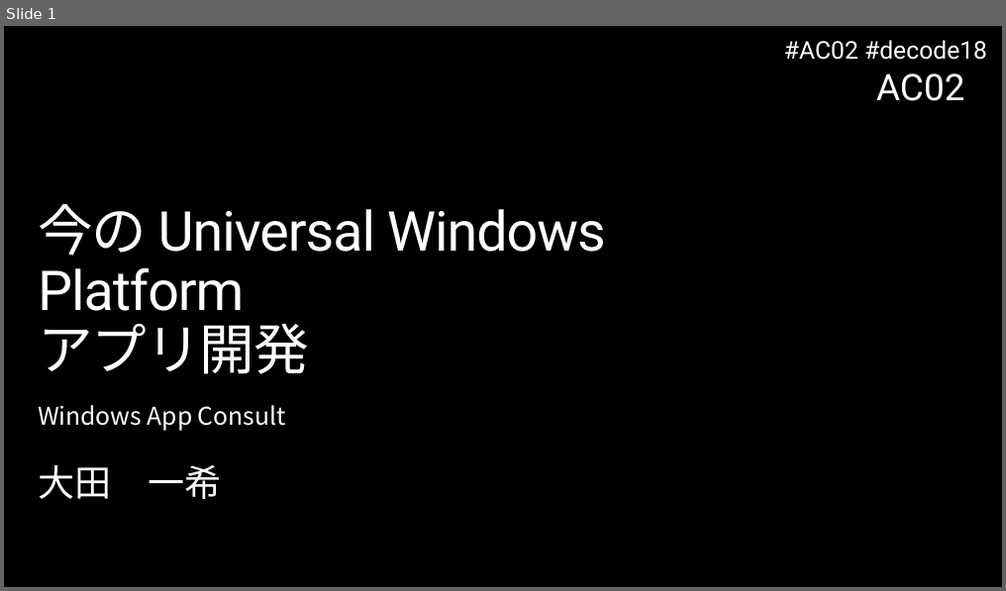
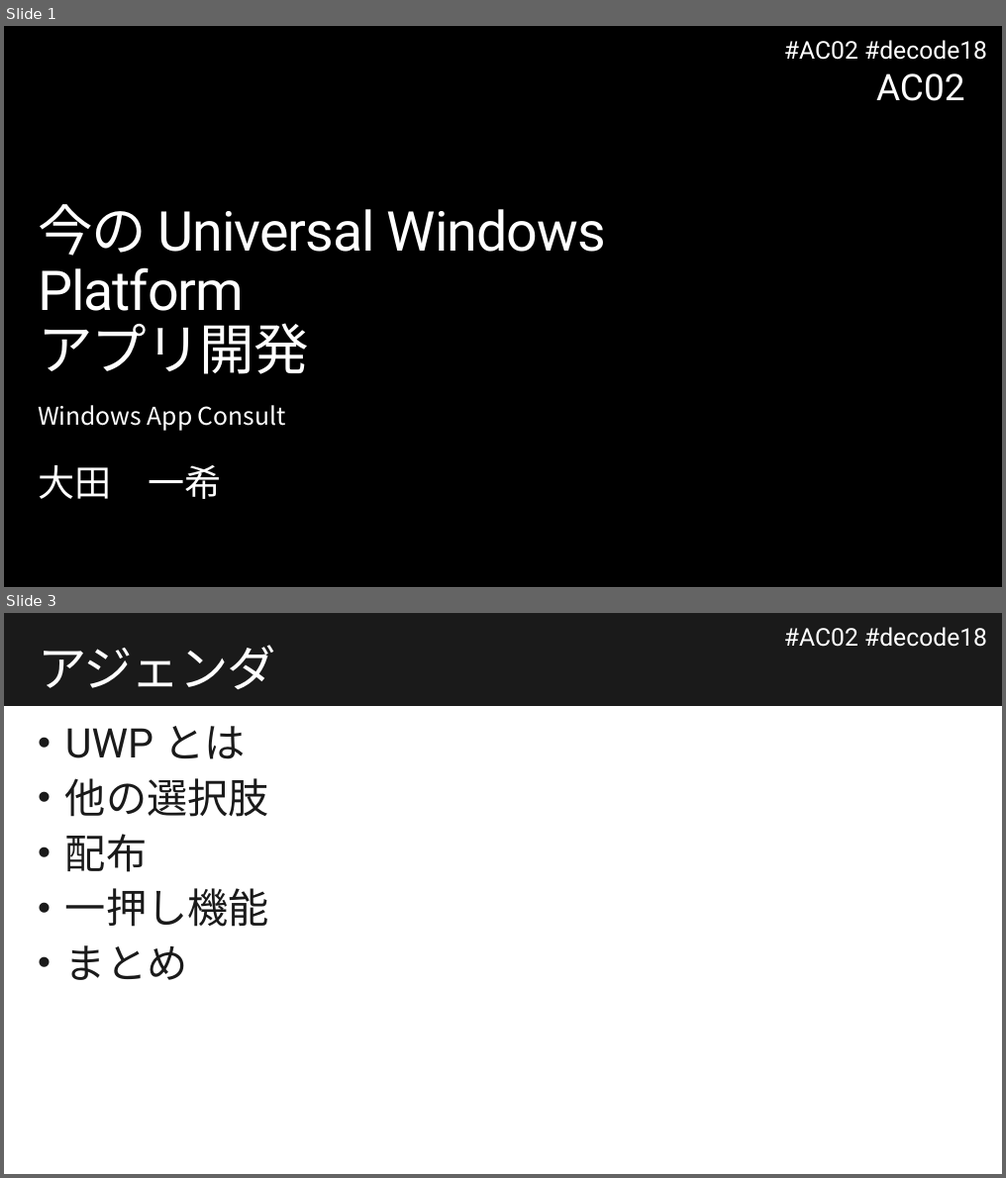
Before and after one commit to runceel/decode2018, a slide deck: docs/AC02.pptx. Shown one above the other, each under a label of ours: slide 1 before the commit, slides 1 and 3 after it; the slides between them are not shown. The pictures are 1006x591 and 1006x1178 pixels, drawn with LibreOffice and Linux fonts; fonts in the diff are those of the drawing; background and template pictures are left out. Boxes give left, top, right and bottom in pixels: in the first picture for what was removed or moved away, otherwise in the second. Text is boxed around its words. In the diff, an @@ line names an element or a change of style, - is before the commit and + after.

```diff
--- a/docs/AC02.pptx
+++ b/docs/AC02.pptx
@@ slide 3 added at (x1=4, y1=613, x2=1002, y2=1174), background #FFFFFF; not listed: 1 template element that a slide beside it also shows @@
@@ rectangle added at (x1=4, y1=613, x2=1002, y2=706), fill #1A1A1A @@
@@ text added at (x1=784, y1=627, x2=987, y2=647), 24 pt, text #1A1A1A @@
+#AC02 #decode18
@@ title added at (x1=38, y1=645, x2=276, y2=690), 48 pt, text #FFFFFF @@
+アジェンダ
@@ text added at (x1=65, y1=726, x2=269, y2=980), 40 pt, text #1A1A1A @@
+• UWP とは
+• 他の選択肢
+• 配布
+• 一押し機能
+• まとめ
```
Also in this commit, not shown: 9 other slides added.
